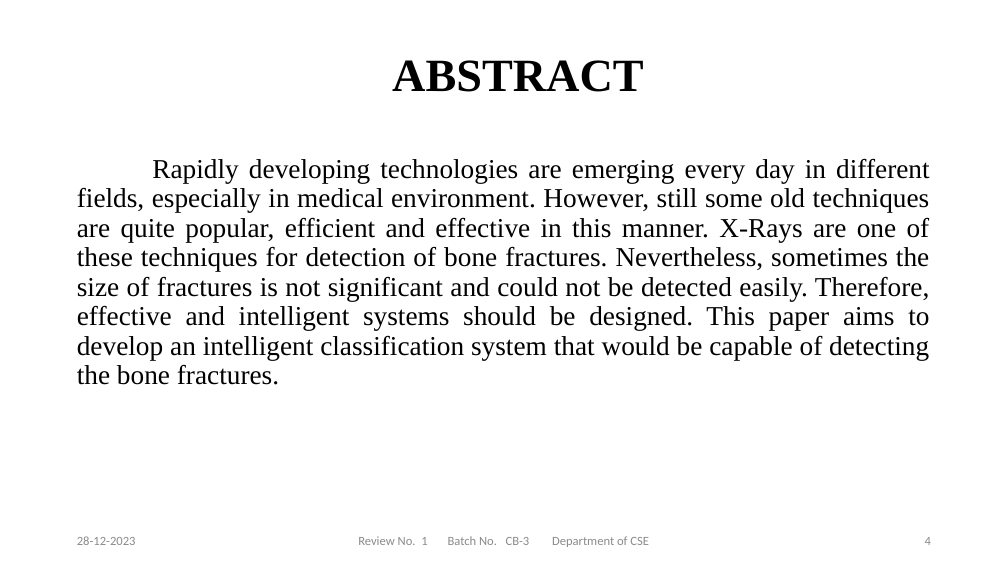
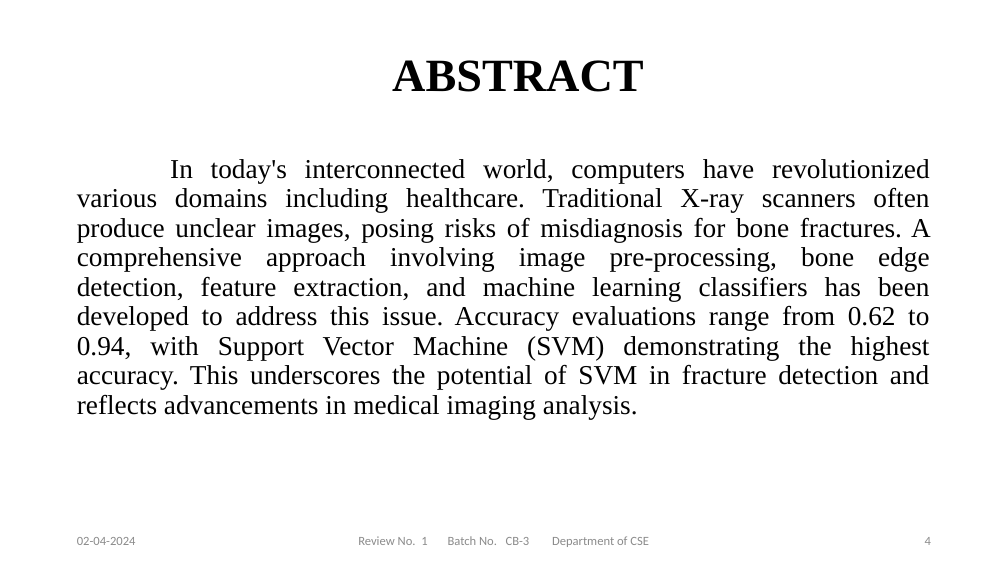
Before and after one commit to NEC-PROJECTS-2024/CB3, a slide deck: slide 4 of Documents/review-1.pptx. Drawn at 1008x567 pixels with LibreOffice and Linux fonts; fonts in the diff are those of the drawing; background and template pictures are left out. Boxes give left, top, right and bottom in pixels: in the first picture for what was removed or moved away, otherwise in the second. Text is boxed around its words. In the diff, an @@ line names an element or a change of style, - is before the commit and + after.

```diff
--- a/Documents/review-1.pptx
+++ b/Documents/review-1.pptx
@@ text at box(77, 159, 931, 419): text changed @@
-Rapidly developing technologies are emerging every day in different fields, especially in medical environment. However, still some old techniques are quite popular, efficient and effective in this manner. X-Rays are one of these techniques for detection of bone fractures. Nevertheless, sometimes the size of fractures is not significant and could not be detected easily. Therefore, effective and intelligent systems should be designed. This paper aims to develop an intelligent classification system that would be capable of detecting the bone fractures.
+In today's interconnected world, computers have revolutionized various domains including healthcare. Traditional X-ray scanners often produce unclear images, posing risks of misdiagnosis for bone fractures. A comprehensive approach involving image pre-processing, bone edge detection, feature extraction, and machine learning classifiers has been developed to address this issue. Accuracy evaluations range from 0.62 to 0.94, with Support Vector Machine (SVM) demonstrating the highest accuracy. This underscores the potential of SVM in fracture detection and reflects advancements in medical imaging analysis.
@@ text at box(77, 537, 136, 545): text changed @@
-28-12-2023
+02-04-2024
```
Also in this commit, not shown: 14 other slides changed, 5 slides added, 1 slide removed, 10 other files.
